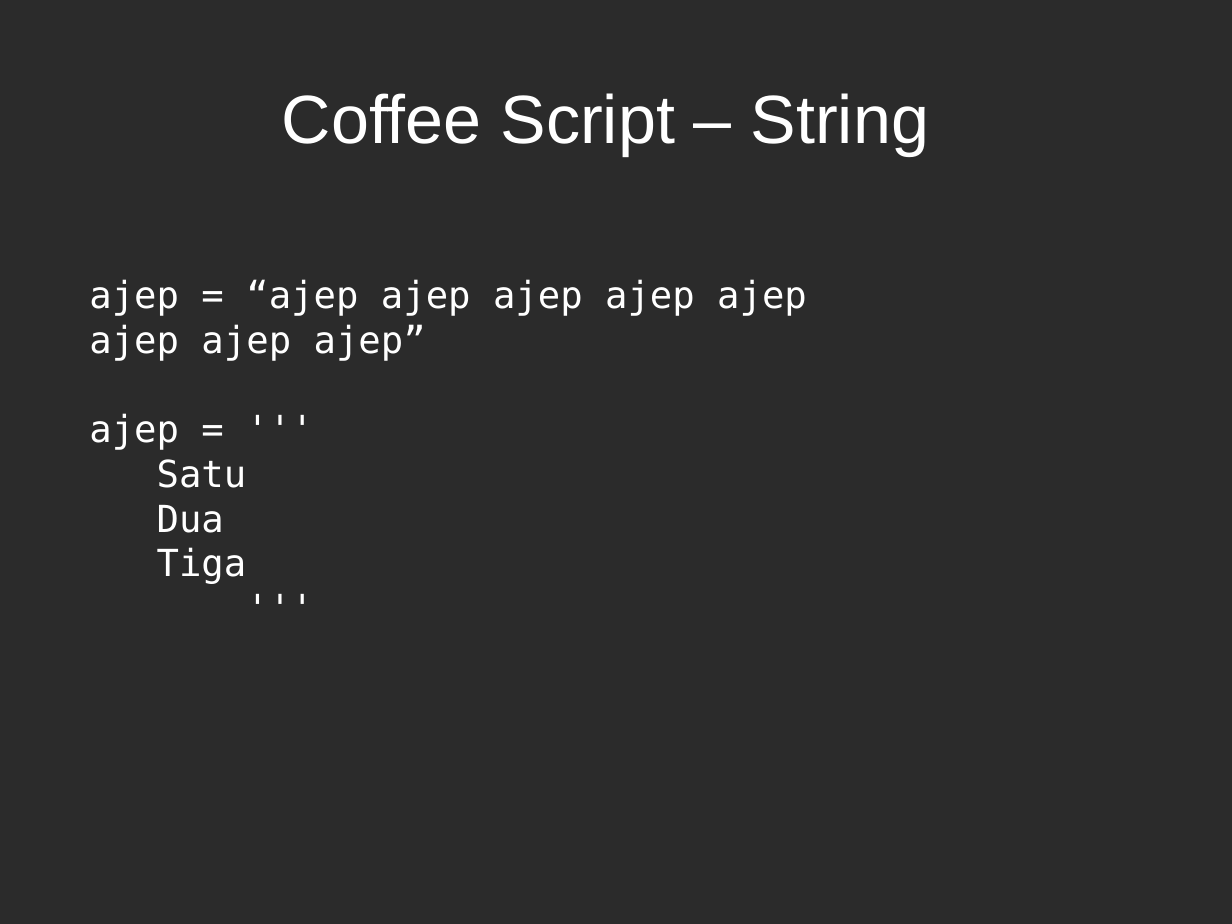
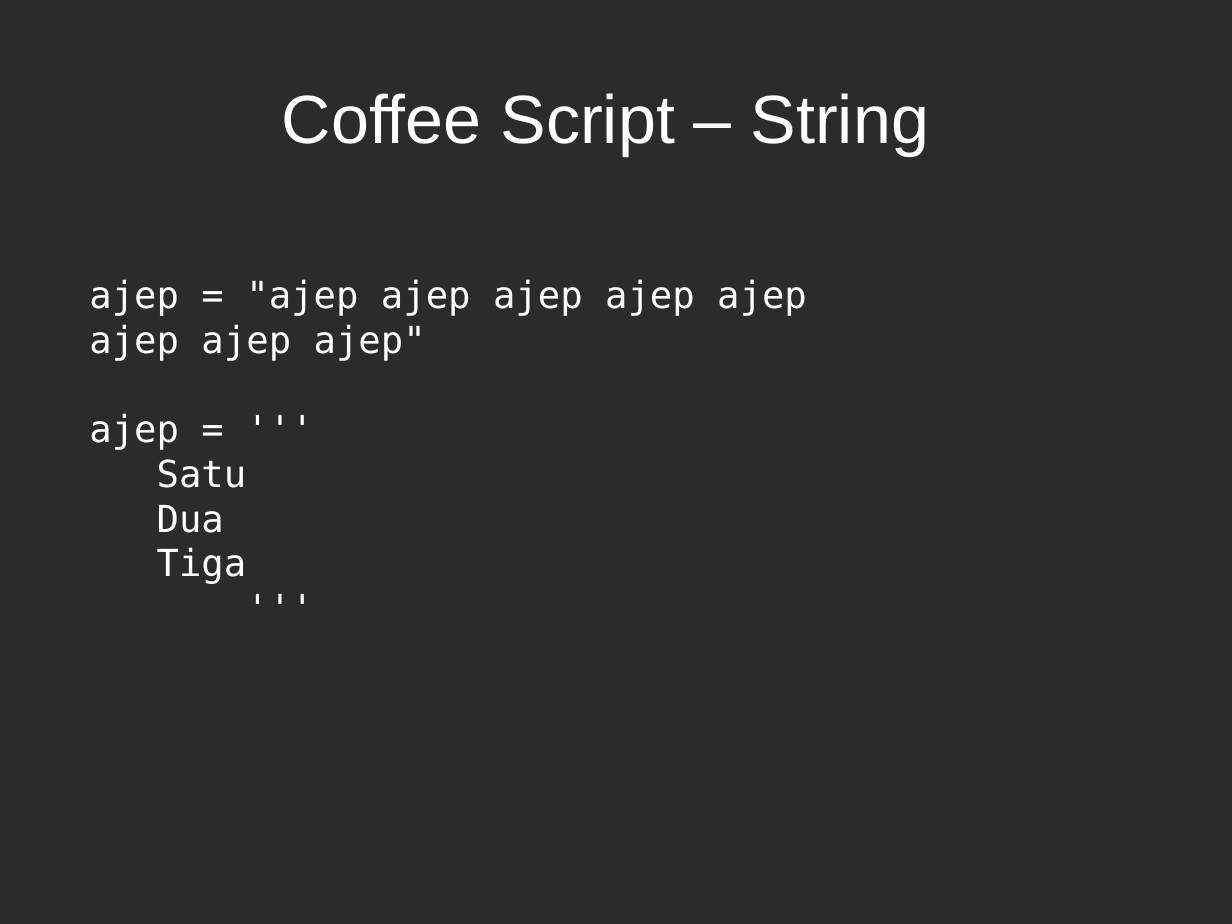
Before and after one commit to karuna/presentation, a slide deck: slide 49 of 20110919/rails3.1.odp. Drawn at 1232x924 pixels with LibreOffice and Linux fonts; fonts in the diff are those of the drawing; background and template pictures are left out; a plain dark background stands for a picture behind light text. Boxes give left, top, right and bottom in pixels: in the first picture for what was removed or moved away, otherwise in the second. Text is boxed around its words. In the diff, an @@ line names an element or a change of style, - is before the commit and + after.

Commit message:
fixed quote mark

```diff
--- a/20110919/rails3.1.odp
+++ b/20110919/rails3.1.odp
@@ subtitle at (89,279,807,361): text changed @@
-ajep = “ajep ajep ajep ajep ajep
-ajep ajep ajep”
+ajep = "ajep ajep ajep ajep ajep
+ajep ajep ajep"
```
